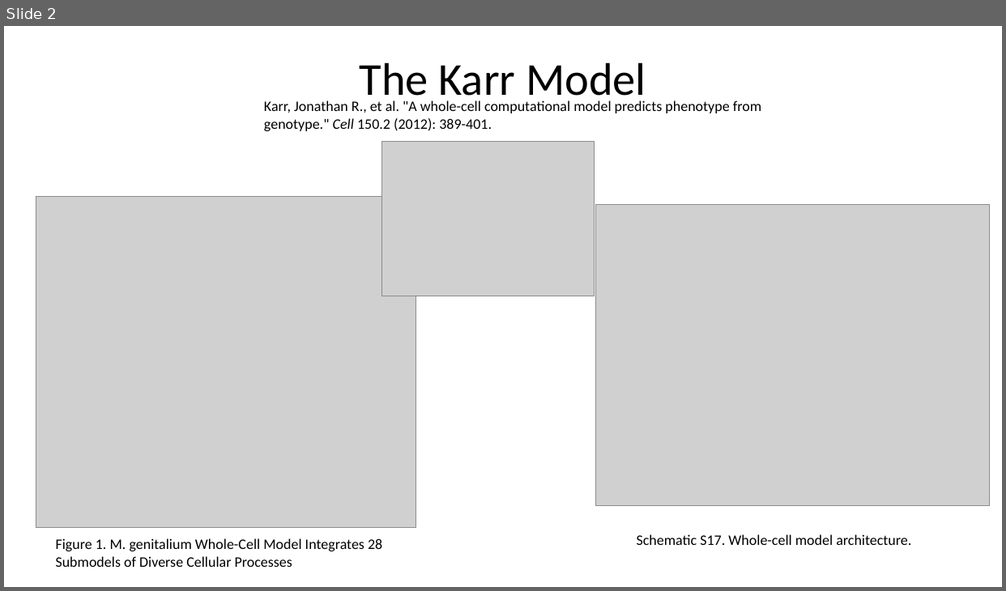
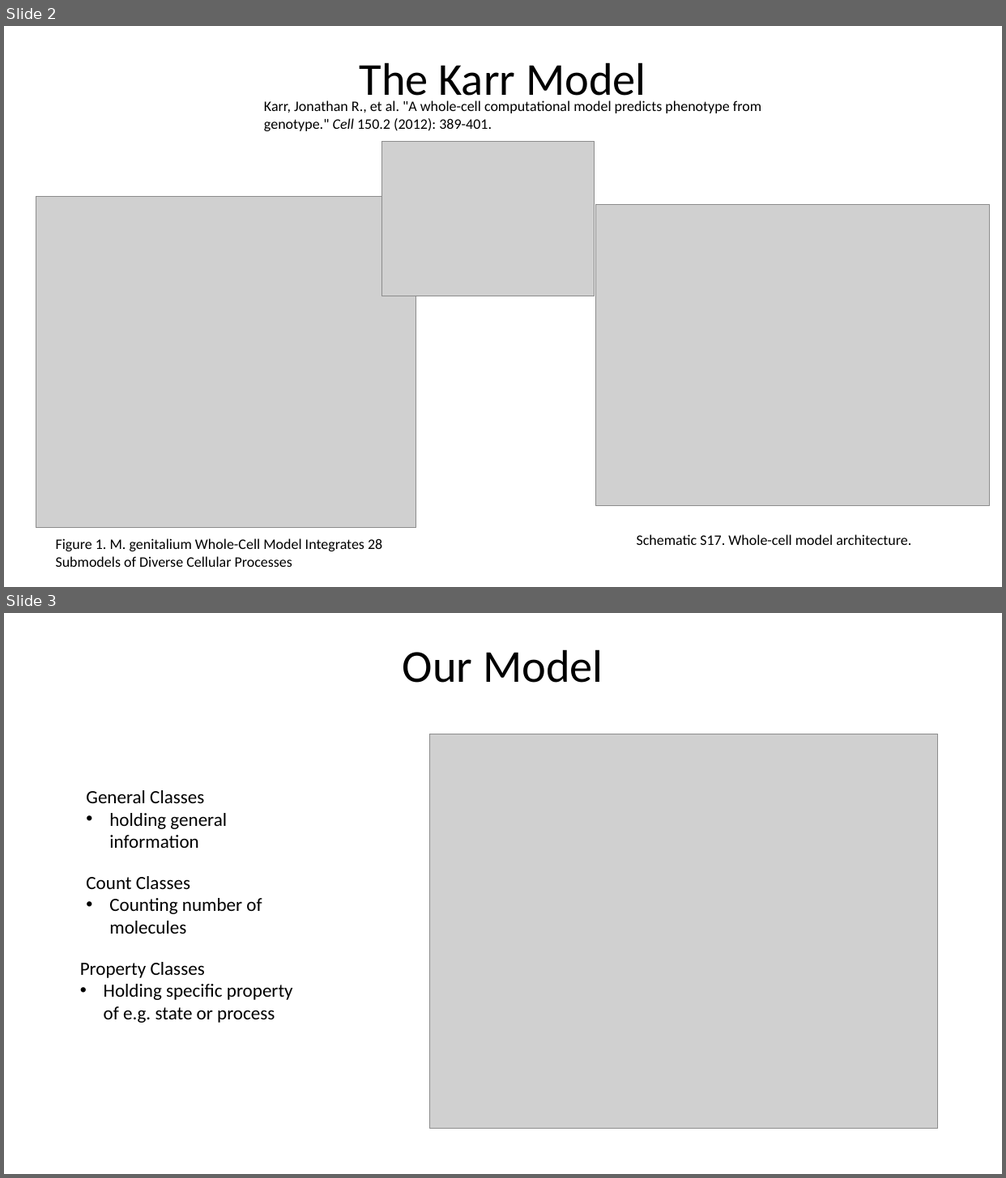
Before and after one commit to theinfluenzor/fachkurs_master_2016, a slide deck: Karr_Model/Project Overview.pptx. Shown one above the other, each under a label of ours: slide 2 before the commit, slides 2 and 3 after it. The pictures are 1006x591 and 1006x1178 pixels, drawn with LibreOffice and Linux fonts; fonts in the diff are those of the drawing; grey boxes stand for pictures. Boxes give left, top, right and bottom in pixels: in the first picture for what was removed or moved away, otherwise in the second. Text is boxed around its words. In the diff, an @@ line names an element or a change of style, - is before the commit and + after.

```diff
--- a/Karr_Model/Project Overview.pptx
+++ b/Karr_Model/Project Overview.pptx
@@ slide 3 added at box(4, 613, 1002, 1174), background #FFFFFF @@
@@ title added at box(403, 649, 603, 683), 44 pt, text #000000 @@
+Our Model
@@ picture added at box(430, 735, 938, 1130) @@
@@ text added at box(86, 790, 227, 848), 18 pt, text #000000 @@
+General Classes
+• holding general information
@@ text added at box(86, 876, 262, 934), 18 pt, text #000000 @@
+Count Classes
+• Counting number of molecules
@@ text added at box(80, 962, 293, 1023), 18 pt, text #000000 @@
+Property Classes
+• Holding specific property of e.g. state or process
```
Also in this commit, not shown: 1 slide changed, 2 other files.
